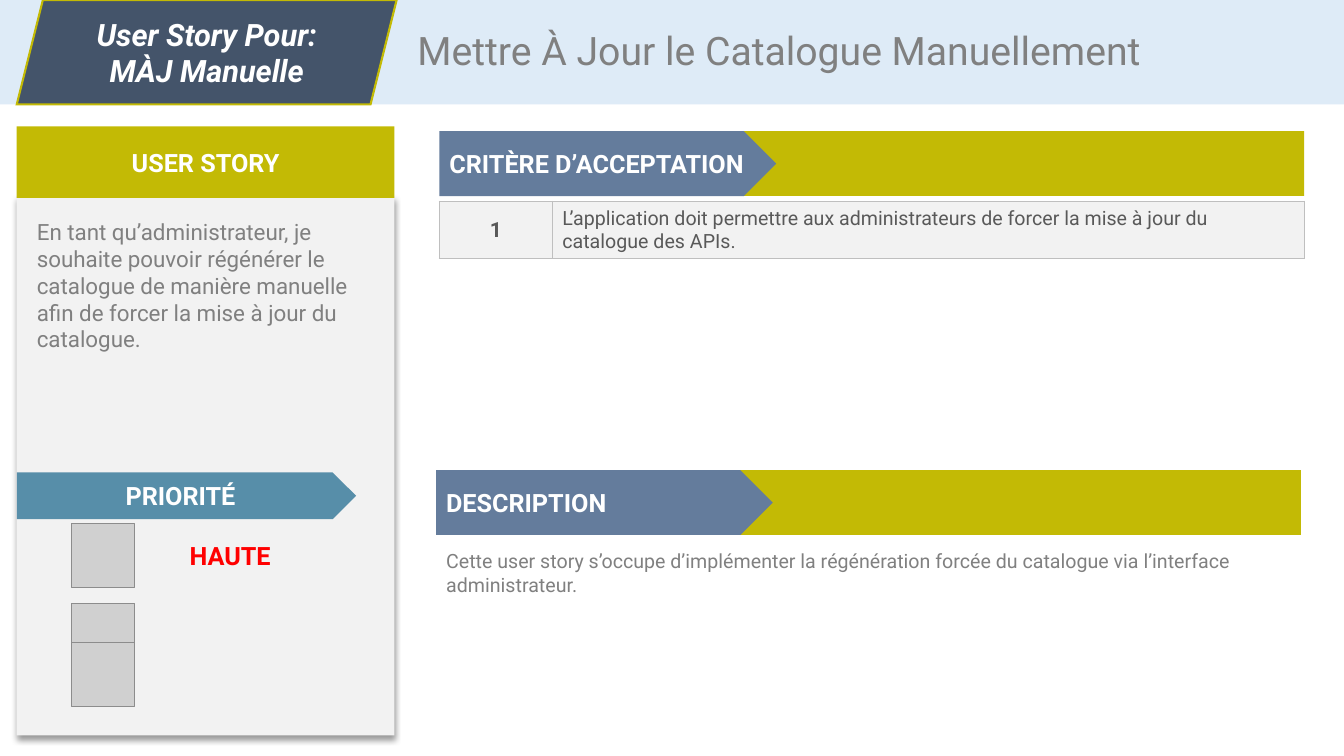
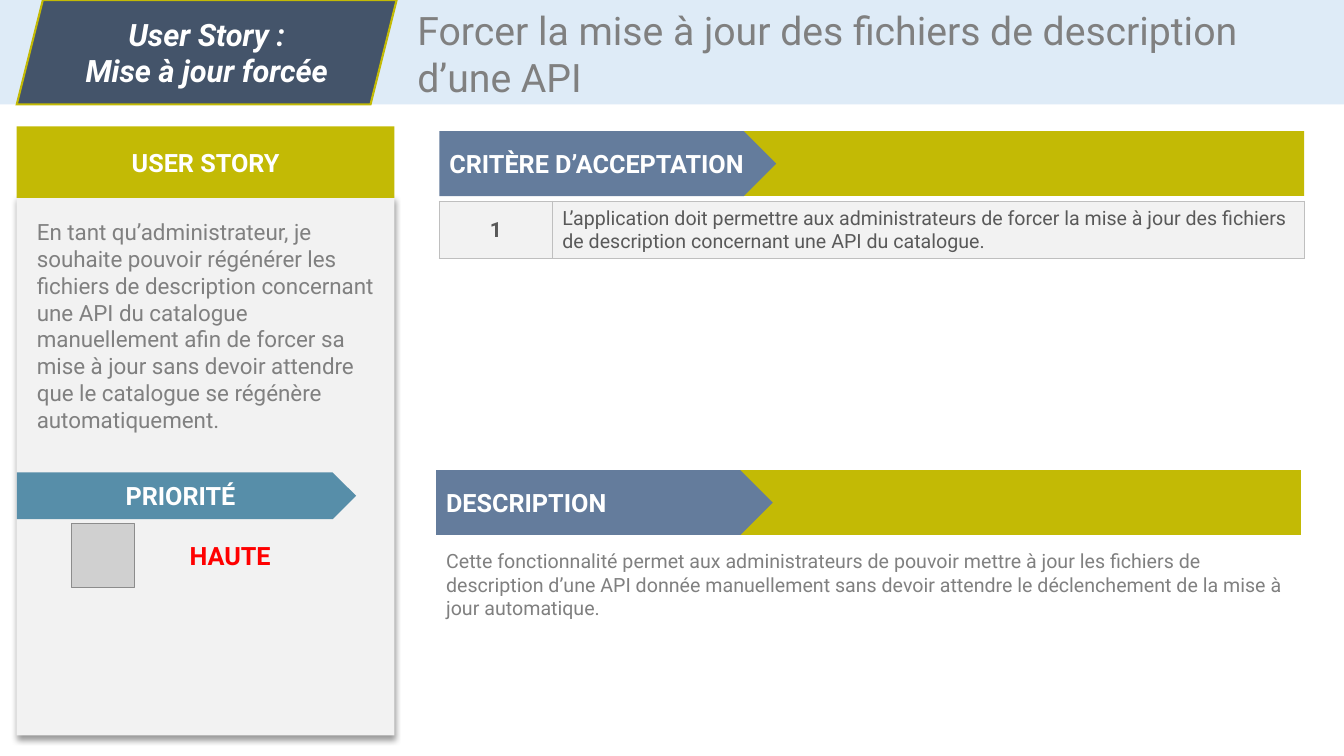
Before and after one commit to CC4K/api-catalog-development, a slide deck: slide 13 of reports/S3-User-Stories/user-stories-dev.odp (slide 10 before the commit). Drawn at 1344x756 pixels with LibreOffice and Linux fonts; fonts in the diff are those of the drawing; grey boxes stand for pictures. Boxes give left, top, right and bottom in pixels: in the first picture for what was removed or moved away, otherwise in the second. Text is boxed around its words. In the diff, an @@ line names an element or a change of style, - is before the commit and + after.

Commit message:
updated user stories (meeting tomorrow)

```diff
--- a/reports/S3-User-Stories/user-stories-dev.odp
+++ b/reports/S3-User-Stories/user-stories-dev.odp
@@ text in parallelogram at box(86, 24, 328, 89): text changed @@
-User Story Pour: MÀJ Manuelle
+User Story :
+Mise à jour forcée
@@ text added at box(417, 15, 1237, 93), 28 pt, text #808080 @@
+Forcer la mise à jour des fichiers de description d’une API
@@ text removed at box(417, 30, 1141, 73) @@
-Mettre À Jour le Catalogue Manuellement
@@ table at box(439, 201, 1304, 259) @@
-row 1, column 2: L’application doit permettre aux administrateurs de forcer la mise à jour du catalogue des APIs.
+row 1, column 2: L’application doit permettre aux administrateurs de forcer la mise à jour des fichiers de description concernant une API du catalogue.
@@ text at box(37, 223, 374, 433): text changed @@
-En tant qu’administrateur, je souhaite pouvoir régénérer le catalogue de manière manuelle afin de forcer la mise à jour du catalogue.
+En tant qu’administrateur, je souhaite pouvoir régénérer les fichiers de description concernant une API du catalogue manuellement afin de forcer sa mise à jour sans devoir attendre que le catalogue se régénère automatiquement.
@@ text removed at box(446, 553, 1230, 592) @@
-Cette user story s’occupe d’implémenter la régénération forcée du catalogue via l’interface administrateur.
@@ text added at box(446, 553, 1282, 619), 14 pt, text #808080 @@
+Cette fonctionnalité permet aux administrateurs de pouvoir mettre à jour les fichiers de description d’une API donnée manuellement sans devoir attendre le déclenchement de la mise à jour automatique.
@@ picture removed at box(72, 602, 135, 666) @@
@@ picture removed at box(72, 643, 135, 706) @@
```
Also in this commit, not shown: 9 other slides changed, 4 slides added, 1 slide removed, 11 other files.
